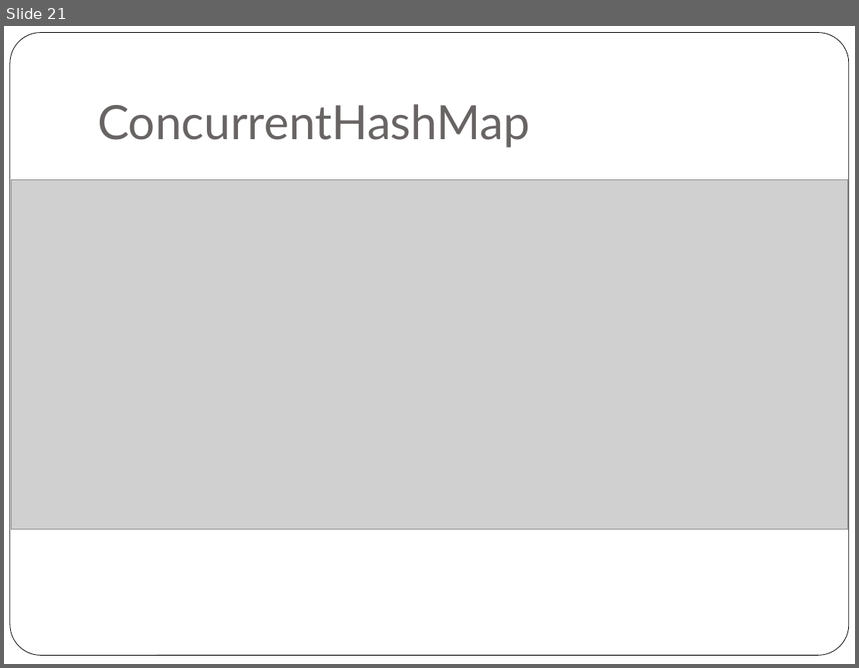
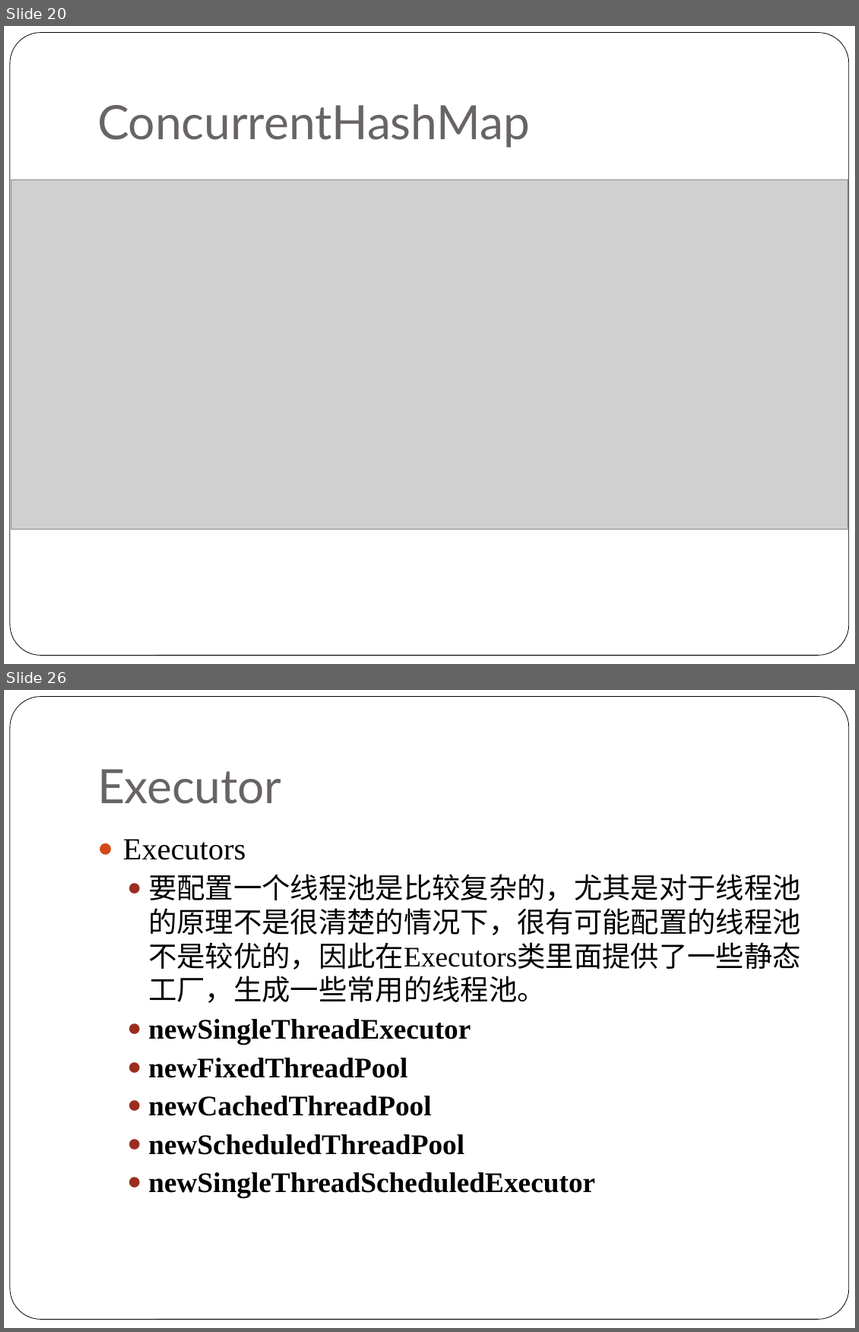
Before and after one commit to NickyQian/Practice, a slide deck: Document/Java Concurrency.pptx. Shown one above the other, each under a label of ours: slide 21 before the commit, slides 20 and 26 after it; the slides between them are not shown. The pictures are 859x668 and 859x1332 pixels, drawn with LibreOffice and Linux fonts; fonts in the diff are those of the drawing; grey boxes stand for pictures. Boxes give left, top, right and bottom in pixels: in the first picture for what was removed or moved away, otherwise in the second. Text is boxed around its words. In the diff, an @@ line names an element or a change of style, - is before the commit and + after.

```diff
--- a/Document/Java Concurrency.pptx
+++ b/Document/Java Concurrency.pptx
@@ slide 26 added at bbox=[4, 690, 855, 1328], background #FFFFFF; not listed: 1 template element that a slide beside it also shows @@
@@ title added at bbox=[97, 769, 282, 804], 40 pt, text #696464 @@
+Executor
@@ text added at bbox=[123, 839, 801, 1198], 24 pt, text #000000, bold @@
+● Executors
+  ● 要配置一个线程池是比较复杂的，尤其是对于线程池的原理不是很清楚的情况下，很有可能配置的线程池不是较优的，因此在Executors类里面提供了一些静态工厂，生成一些常用的线程池。
+  ● newSingleThreadExecutor
+  ● newFixedThreadPool
+  ● newCachedThreadPool
+  ● newScheduledThreadPool
+  ● newSingleThreadScheduledExecutor
@@ what was slide 21 is now slide 20 @@
```
Also in this commit, not shown: 9 slides changed, 10 other slides added, 2 slides removed.
